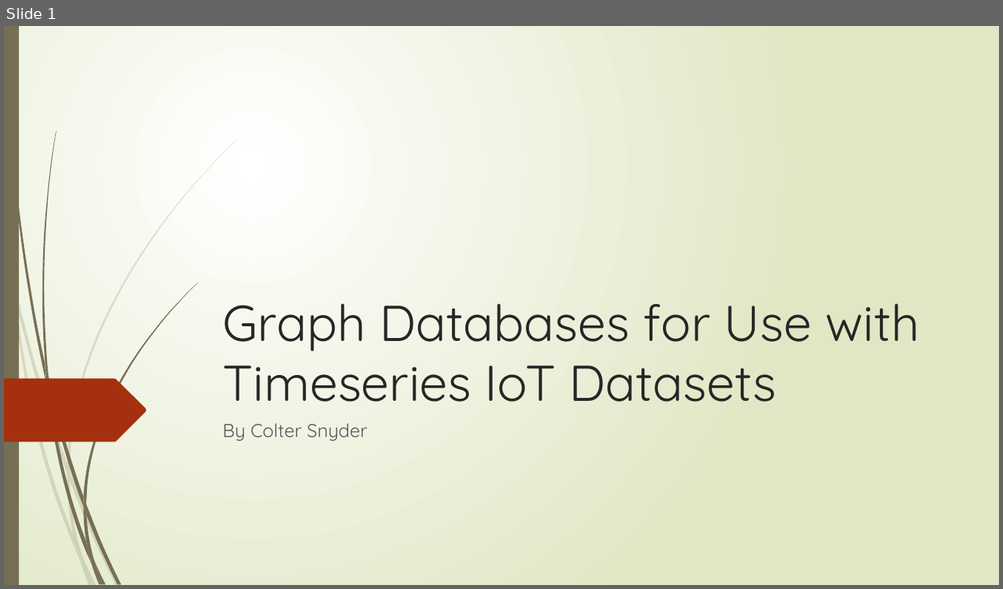
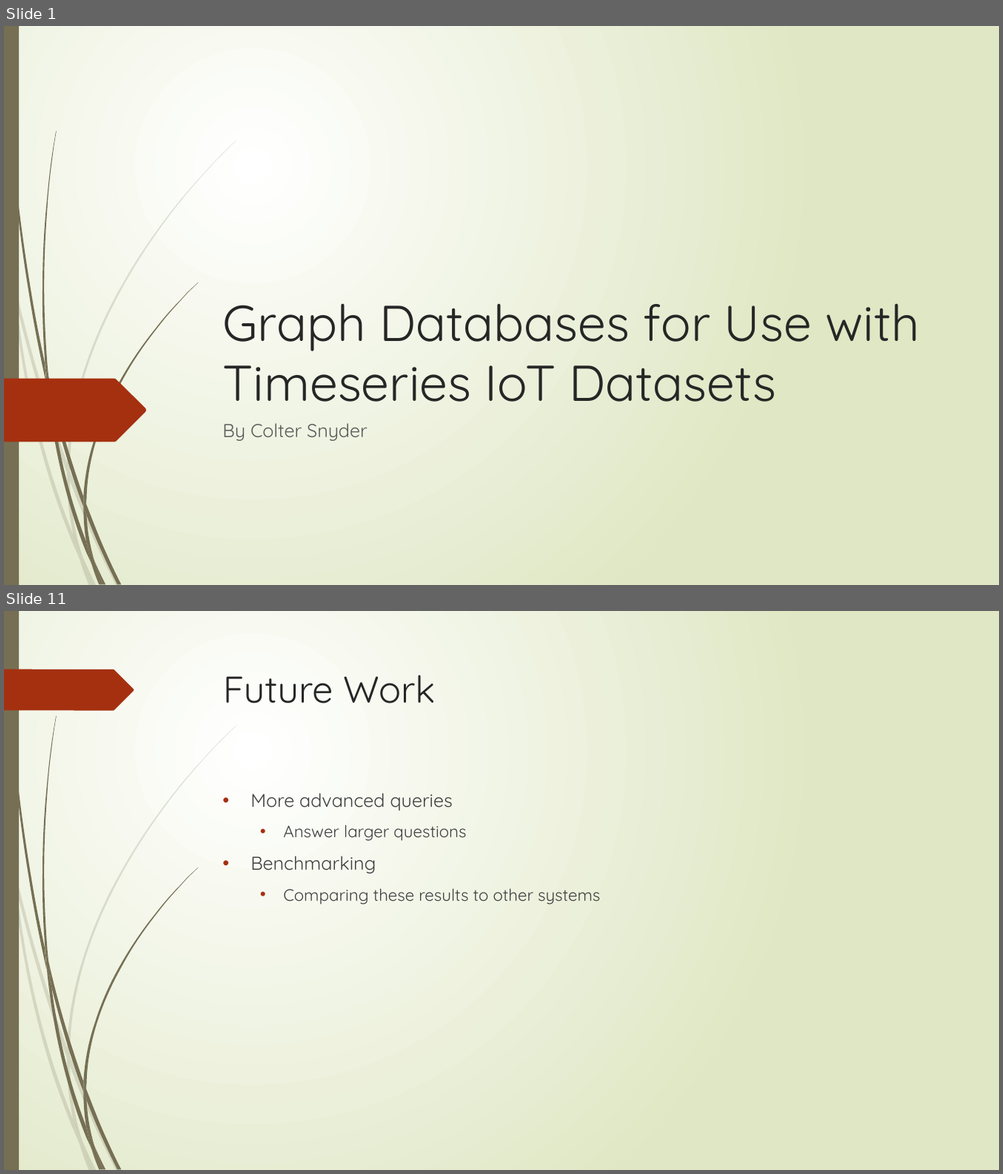
Before and after one commit to coltersnyder/CSCI598BFinalProject, a slide deck: FinalPresentation.pptx. Shown one above the other, each under a label of ours: slide 1 before the commit, slides 1 and 11 after it; the slides between them are not shown. The pictures are 1003x589 and 1003x1174 pixels, drawn with LibreOffice and Linux fonts; fonts in the diff are those of the drawing. Boxes give left, top, right and bottom in pixels: in the first picture for what was removed or moved away, otherwise in the second. Text is boxed around its words. In the diff, an @@ line names an element or a change of style, - is before the commit and + after.

```diff
--- a/FinalPresentation.pptx
+++ b/FinalPresentation.pptx
@@ slide 11 added at (4, 611, 999, 1170), background gradient #FFFFFF to #DFE8C4; not listed: 23 template elements that a slide beside it also shows @@
@@ freeform shape added at (4, 669, 134, 710), fill #A53010 @@
@@ title added at (223, 675, 435, 703), 36 pt, text #262626 @@
+Future Work
@@ text added at (250, 793, 600, 905), 16 pt, text #404040 @@
+• More advanced queries
+  • Answer larger questions
+• Benchmarking
+  • Comparing these results to other systems
```
Also in this commit, not shown: 2 slides changed, 9 other slides added, 4 slides removed.
